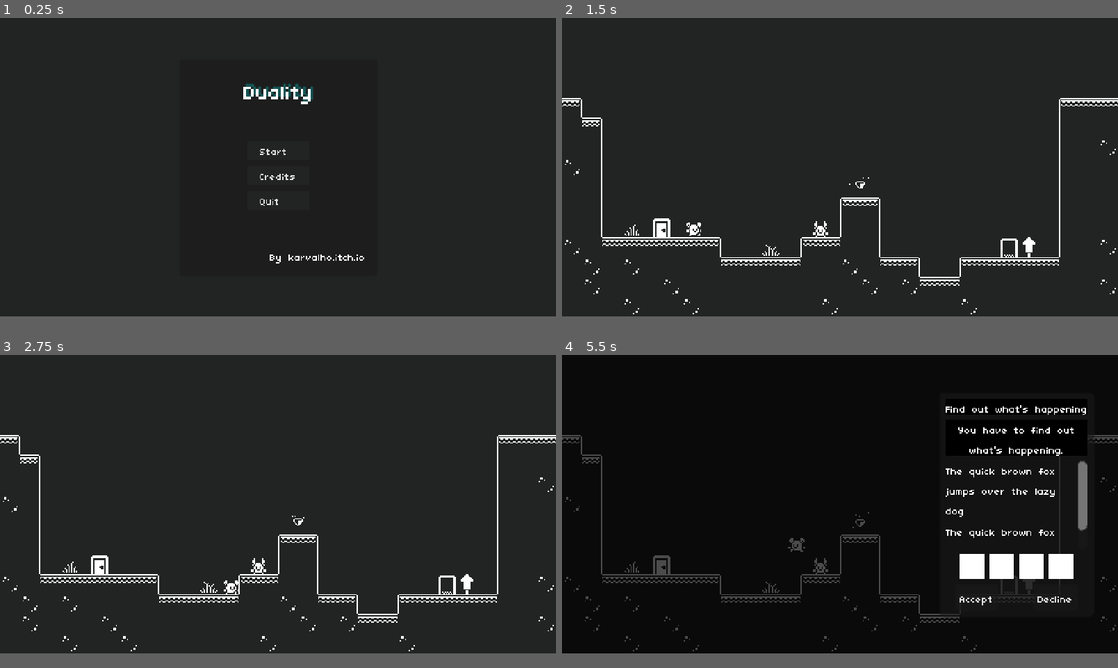
Above: before the commit, frames 1-4 (two rows, left to right).
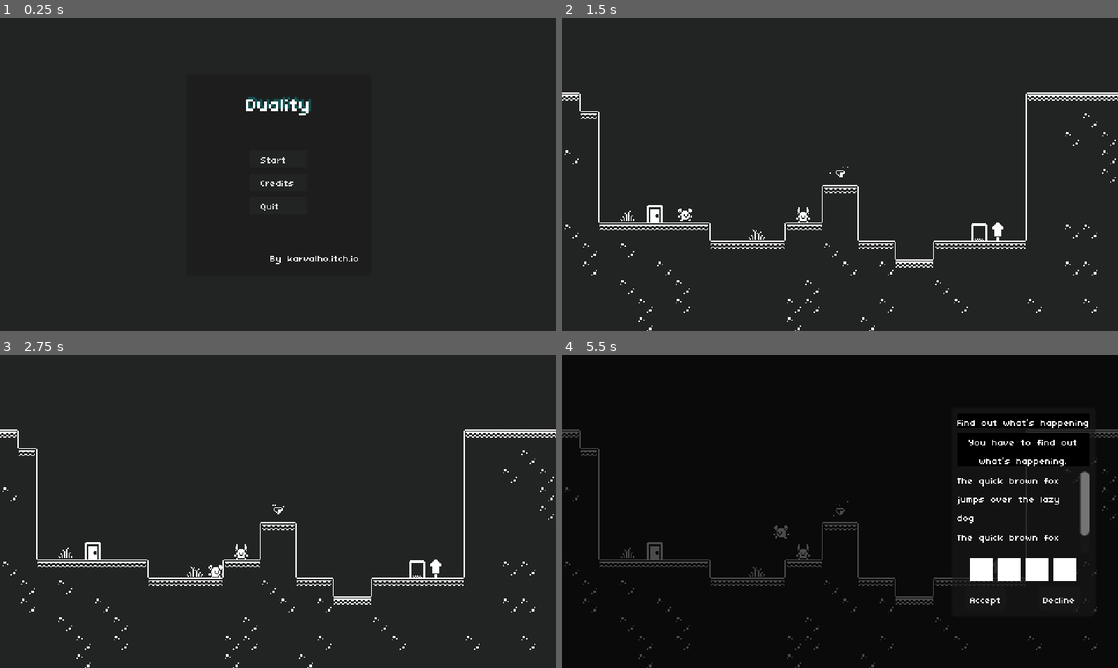
Above: after the commit, the same moments.

Repository: jrenato/duality
Game: Godot game, scene res://UI/main_menu.tscn
Two runs of this game, one before a commit and one after it. Both use one fixed random seed, a clock stepped at 60 frames per second and the inputs below.
Inputs:
- Up to frame 1 (0.25 s): no input
- Up to frame 2 (1.5 s): click "Start" at 0.5 s; hold D (move_right) from 1.28 s (still down); tap W (interact) at 1.35 s
- Up to frame 3 (2.75 s): keep holding D (move_right); tap Space (jump) at 1.52, 2.27 s; tap W (interact) at 2.1 s
- Up to frame 4 (5.5 s): release D (move_right) at 2.78 s; hold A (move_left) 2.78-3.53 s; tap W (interact) every 0.75 s from 2.85 to 5.1 s; hold D (move_right) 3.53-5.03 s; tap Space (jump) at 3.77, 4.52, 5.27 s; hold A (move_left) from 5.03 s (still down)
In our replay, the window is 800x429 before the commit and 800x450 after it. These sizes can differ from the game's own. Grey fills any space a smaller window leaves; there, only what the larger window draws over its background counts as a difference.

The runs differ from the first frame. In frame 1, 1.1% of the frame differs, in the area x 43-66%, y 21-79%; in frame 2, 4.2%; in frame 3, 4.2%; in frame 4, 6.3%, in the area x 0-100%, y 16-100%.

Commit message:
Ajusted resolution

Diff:
--- a/Levels/level01.tscn
+++ b/Levels/level01.tscn
@@ -21,8 +21,8 @@
 [node name="GameCamera" parent="." instance=ExtResource("2_dy47u")]
 position = Vector2(200, 184)
 limit_left = 0
-limit_right = 448
-limit_bottom = 240
+limit_right = 480
+limit_bottom = 270
 
 [node name="TileMapWhite" type="TileMap" parent="."]
 tile_set = ExtResource("1_onl5i")
--- a/Levels/level02.tscn
+++ b/Levels/level02.tscn
@@ -21,7 +21,7 @@
 [node name="GameCamera" parent="." instance=ExtResource("3_h0mn7")]
 position = Vector2(200, 184)
 limit_left = 0
-limit_bottom = 240
+limit_bottom = 270
 
 [node name="TileMapWhite" type="TileMap" parent="."]
 tile_set = ExtResource("4_stapi")
--- a/Levels/level03.tscn
+++ b/Levels/level03.tscn
@@ -21,7 +21,7 @@
 [node name="GameCamera" parent="." instance=ExtResource("3_s1dfw")]
 position = Vector2(200, 184)
 limit_left = 0
-limit_bottom = 240
+limit_bottom = 270
 
 [node name="TileMapWhite" type="TileMap" parent="."]
 tile_set = ExtResource("4_4kk60")
--- a/Levels/level04.tscn
+++ b/Levels/level04.tscn
@@ -52,7 +52,7 @@
 [node name="GameCamera" parent="." instance=ExtResource("3_g3q6f")]
 position = Vector2(200, 184)
 limit_left = 0
-limit_bottom = 240
+limit_bottom = 270
 
 [node name="TileMapWhite" type="TileMap" parent="."]
 tile_set = ExtResource("4_4qg7s")
--- a/Levels/level05.tscn
+++ b/Levels/level05.tscn
@@ -21,7 +21,7 @@
 [node name="GameCamera" parent="." instance=ExtResource("2_dy47u")]
 position = Vector2(200, 184)
 limit_left = 0
-limit_bottom = 240
+limit_bottom = 270
 
 [node name="TileMapWhite" type="TileMap" parent="."]
 tile_set = ExtResource("1_onl5i")
--- a/project.godot
+++ b/project.godot
@@ -33,10 +33,10 @@
 
 [display]
 
-window/size/viewport_width=448
-window/size/viewport_height=240
-window/size/window_width_override=896
-window/size/window_height_override=480
+window/size/viewport_width=480
+window/size/viewport_height=270
+window/size/window_width_override=960
+window/size/window_height_override=540
 window/stretch/mode="viewport"
 
 [input]
